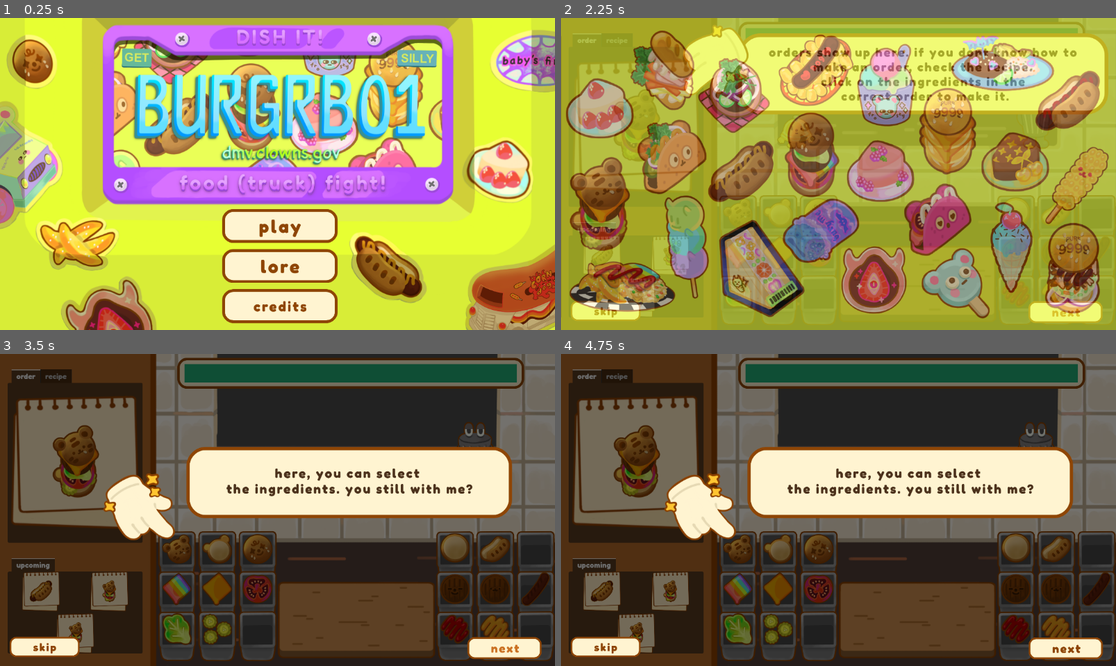
Above: before the commit, frames 1-4 (two rows, left to right).
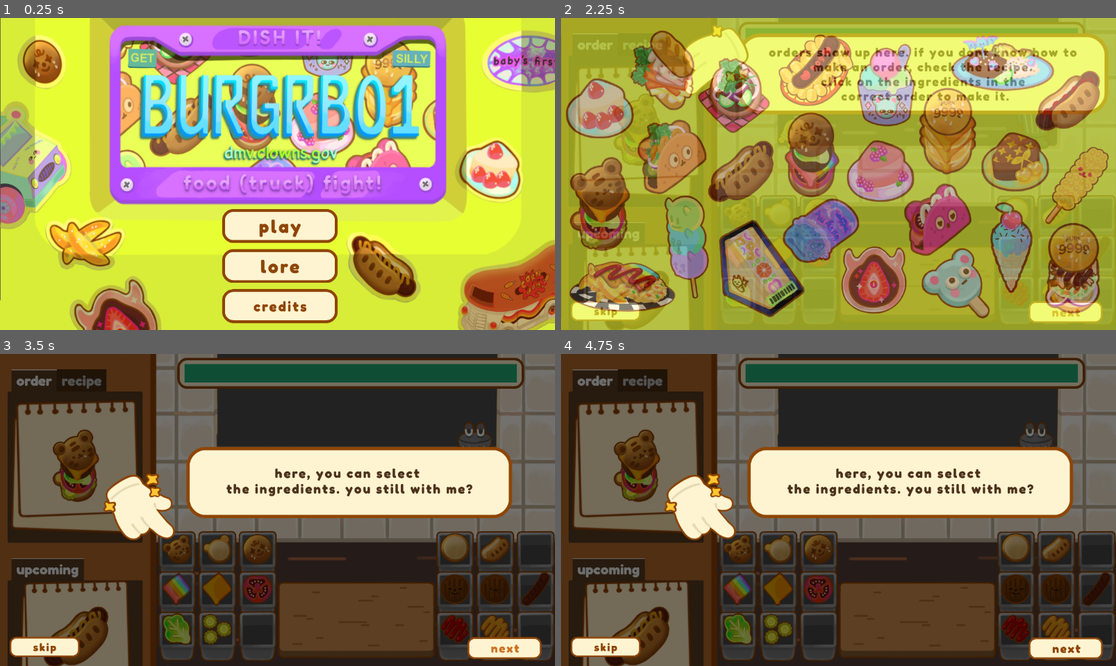
Above: after the commit, the same moments.

Repository: Gus700/FoodTruckBattles
Game: Godot game, scene res://scenes/SceneSwitcher.tscn
The game is run twice, just before and just after one commit, with the same random seed, the same clock (stepped at 60 frames per second) and the same inputs.
Inputs (mouse positions are in pixels of both pictures, inside the frame that each line leads up to):
- Up to frame 1 (0.25 s): no input
- Up to frame 2 (2.25 s): click (838, 227) at 0.5 s; click (838, 227) at 1.25 s; click "Next Step" at 2 s
- Up to frame 3 (3.5 s): click "Next Step" at 2.75 s
- Up to frame 4 (4.75 s): click (738, 547) at 3.52 s; click (794, 466) at 4.25 s

The runs differ from the first frame. In frame 1, 32% of the frame differs, in the area x 0-100%, y 0-100%; in frame 2, 4.5%; in frame 3, 7.3%; in frame 4, 7.3%.

Commit message:
aspect changes to menu, made tabs & orders bigger

Diff:
--- a/scenes/Level.tscn
+++ b/scenes/Level.tscn
@@ -97,6 +97,7 @@
 offset_top = 0.247999
 offset_bottom = -0.0400085
 theme_override_fonts/font = ExtResource("8_m1ay7")
+theme_override_font_sizes/font_size = 30
 
 [node name="order" type="AspectRatioContainer" parent="Order Area/TabContainer"]
 layout_mode = 2
@@ -121,6 +122,7 @@
 anchor_right = 0.948
 anchor_bottom = 0.938
 theme_override_fonts/font = ExtResource("8_m1ay7")
+theme_override_font_sizes/font_size = 30
 
 [node name="upcoming" type="HFlowContainer" parent="Order Area/TabContainer2"]
 layout_mode = 2
@@ -128,12 +130,15 @@
 
 [node name="OrderCard" parent="Order Area/TabContainer2/upcoming" instance=ExtResource("3_uxhdf")]
 layout_mode = 2
+expand_mode = 0
 
 [node name="OrderCard2" parent="Order Area/TabContainer2/upcoming" instance=ExtResource("3_uxhdf")]
 layout_mode = 2
+expand_mode = 0
 
 [node name="OrderCard3" parent="Order Area/TabContainer2/upcoming" instance=ExtResource("3_uxhdf")]
 layout_mode = 2
+expand_mode = 0
 
 [node name="Crafting Area" type="Control" parent="."]
 layout_mode = 1
--- a/scenes/MainMenu.tscn
+++ b/scenes/MainMenu.tscn
@@ -36,7 +36,7 @@
 grow_horizontal = 2
 grow_vertical = 2
 texture = ExtResource("2_ito7d")
-stretch_mode = 5
+expand_mode = 1
 
 [node name="ColorRect" type="ColorRect" parent="."]
 visible = false
